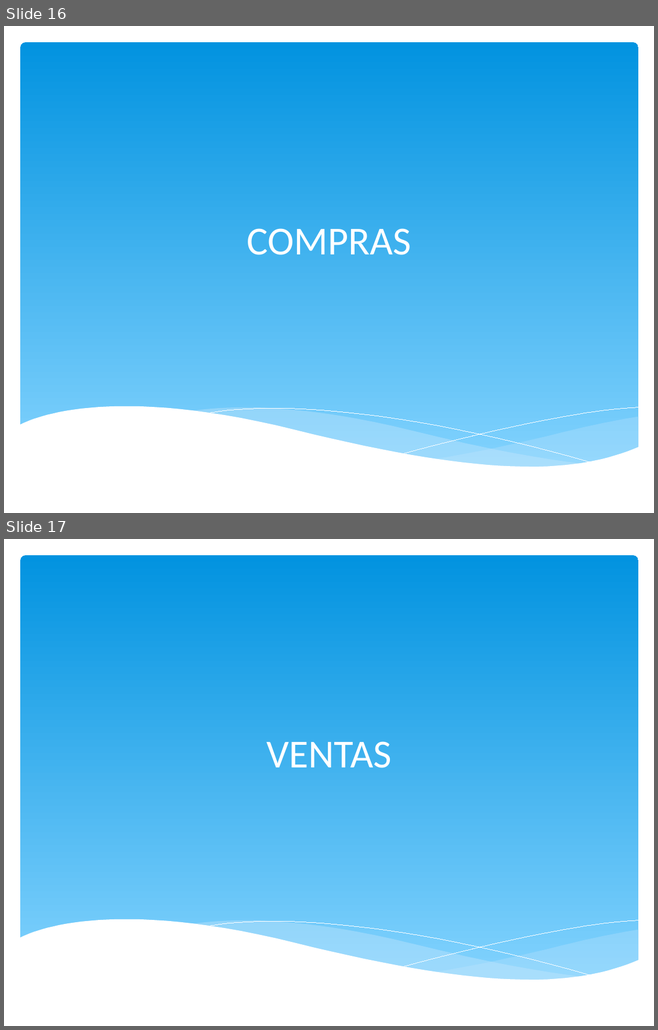
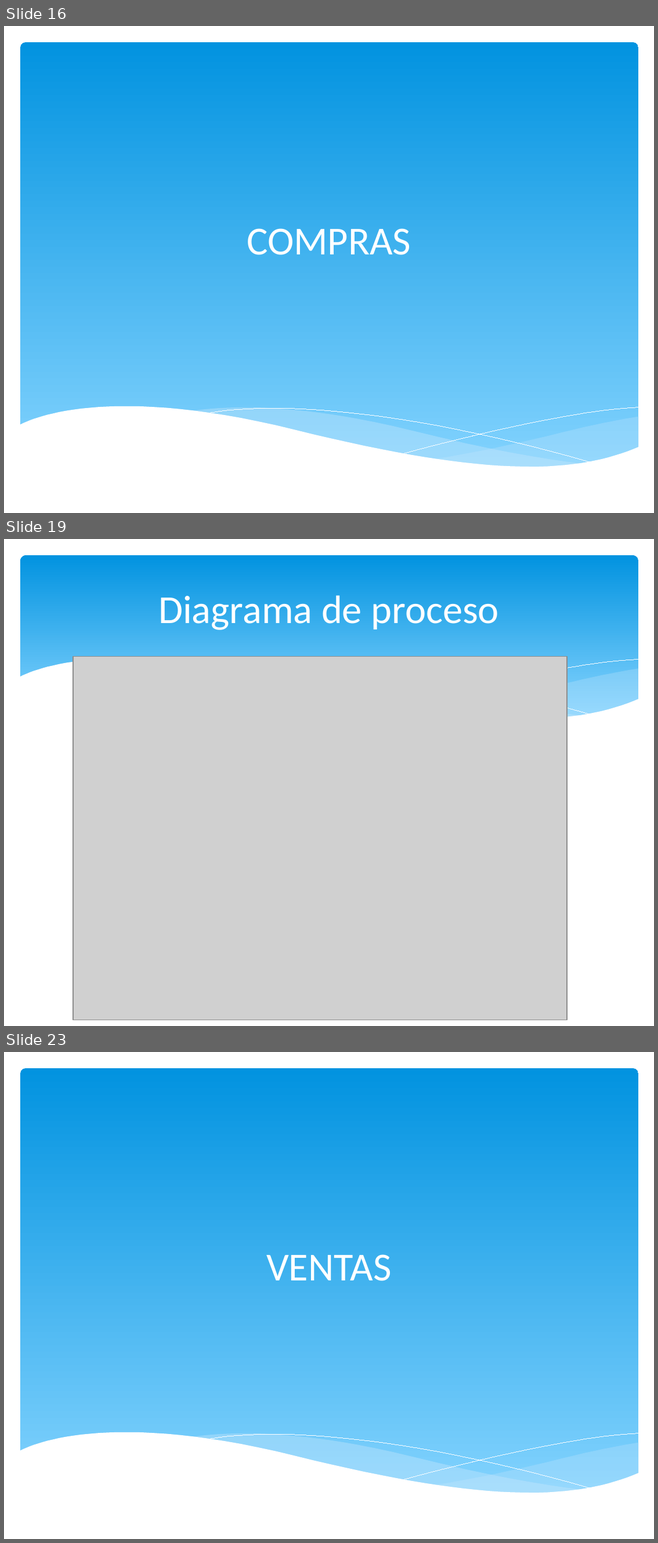
Before and after one commit to igodeveloper/infocomedor, a slide deck: presentacion/INFOCOMEDOR - PPT.pptx. Shown one above the other, each under a label of ours: slides 16 and 17 before the commit, slides 16, 19 and 23 after it; the slides between them are not shown. The pictures are 658x1030 and 658x1543 pixels, drawn with LibreOffice and Linux fonts; fonts in the diff are those of the drawing; grey boxes stand for pictures. Boxes give left, top, right and bottom in pixels: in the first picture for what was removed or moved away, otherwise in the second. Text is boxed around its words. In the diff, an @@ line names an element or a change of style, - is before the commit and + after.

```diff
--- a/presentacion/INFOCOMEDOR - PPT.pptx
+++ b/presentacion/INFOCOMEDOR - PPT.pptx
@@ slide 19 added at (4, 539, 654, 1026), background #FFFFFF @@
@@ rounded rectangle added at (20, 555, 638, 730), fill gradient #0293E0 to #83D3FE @@
@@ title added at (158, 595, 498, 630), 44 pt, text #FFFFFF @@
+Diagrama de proceso
@@ group added at (19, 658, 639, 752): 5 freeform shapes @@
@@ picture added at (73, 657, 567, 1020) @@
@@ what was slide 17 is now slide 23 @@
```
Also in this commit, not shown: 12 other slides added.
